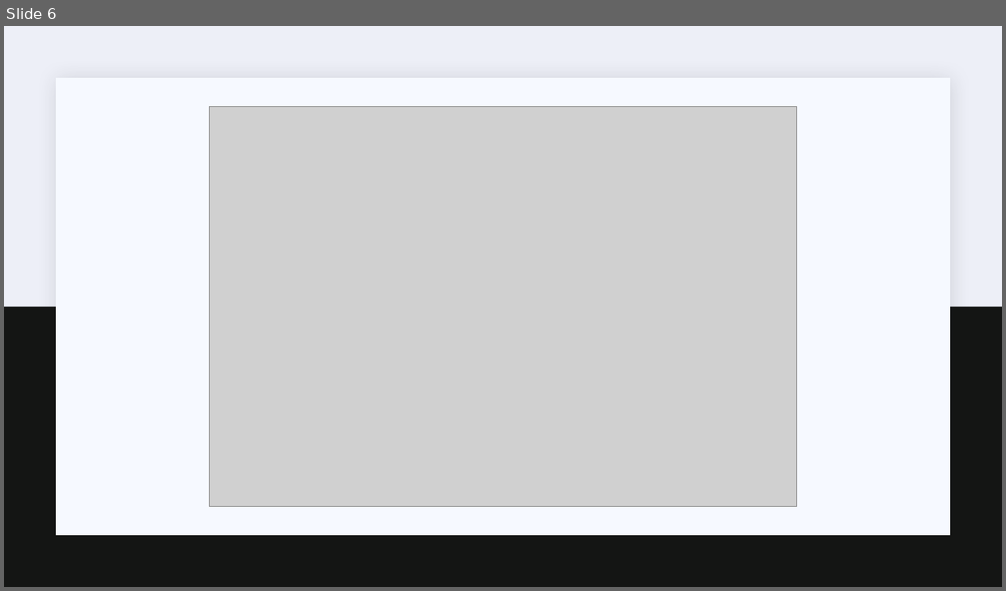
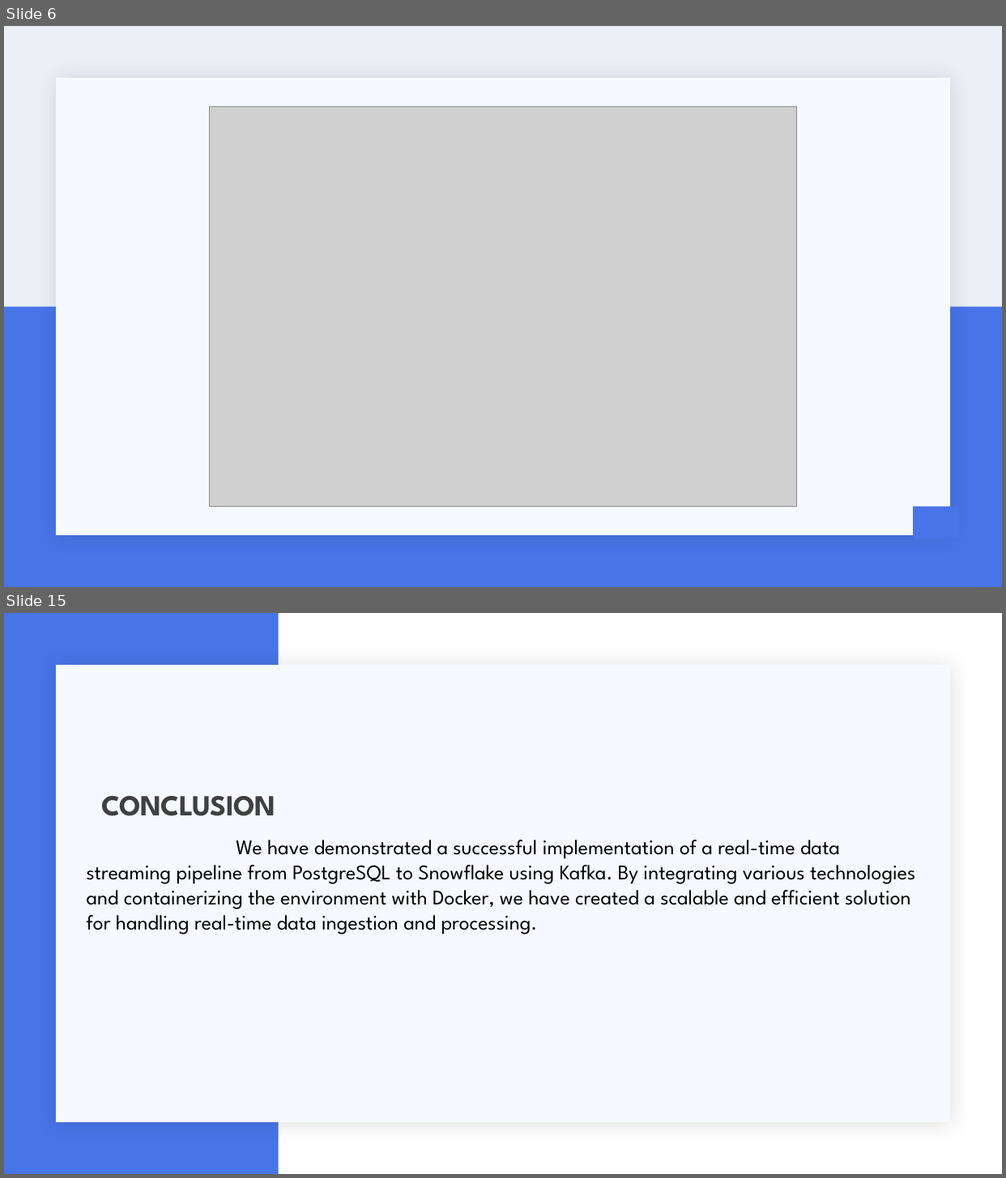
Before and after one commit to ranjith-ofcl/kafka_data_streaming, a slide deck: documents/about_project.pptx. Shown one above the other, each under a label of ours: slide 6 before the commit, slides 6 and 15 after it; the slides between them are not shown. The pictures are 1006x591 and 1006x1178 pixels, drawn with LibreOffice and Linux fonts; fonts in the diff are those of the drawing; grey boxes stand for pictures. Boxes give left, top, right and bottom in pixels: in the first picture for what was removed or moved away, otherwise in the second. Text is boxed around its words. In the diff, an @@ line names an element or a change of style, - is before the commit and + after.

```diff
--- a/documents/about_project.pptx
+++ b/documents/about_project.pptx
@@ slide 15 added at bbox=[4, 613, 1002, 1174], background #FFFFFF; not listed: 1 template element that a slide beside it also shows @@
@@ rectangle added at bbox=[4, 613, 278, 1174], fill #4775E7 @@
@@ title added at bbox=[101, 796, 275, 816], 28 pt, text #404040, bold @@
+CONCLUSION
@@ text added at bbox=[87, 840, 915, 935], 20 pt, text #000000 @@
+We have demonstrated a successful implementation of a real-time data streaming pipeline from PostgreSQL to Snowflake using Kafka. By integrating various technologies and containerizing the environment with Docker, we have created a scalable and efficient solution for handling real-time data ingestion and processing.
@@ slide 6 changed as well @@
@@ rectangle at bbox=[4, 307, 1002, 587]: fill #141514 to #4775E7 @@
@@ rectangle added at bbox=[914, 506, 959, 539], fill #4775E7 @@
```
Also in this commit, not shown: 6 other slides changed, 8 other slides added, 10 slides removed, 11 other files.
